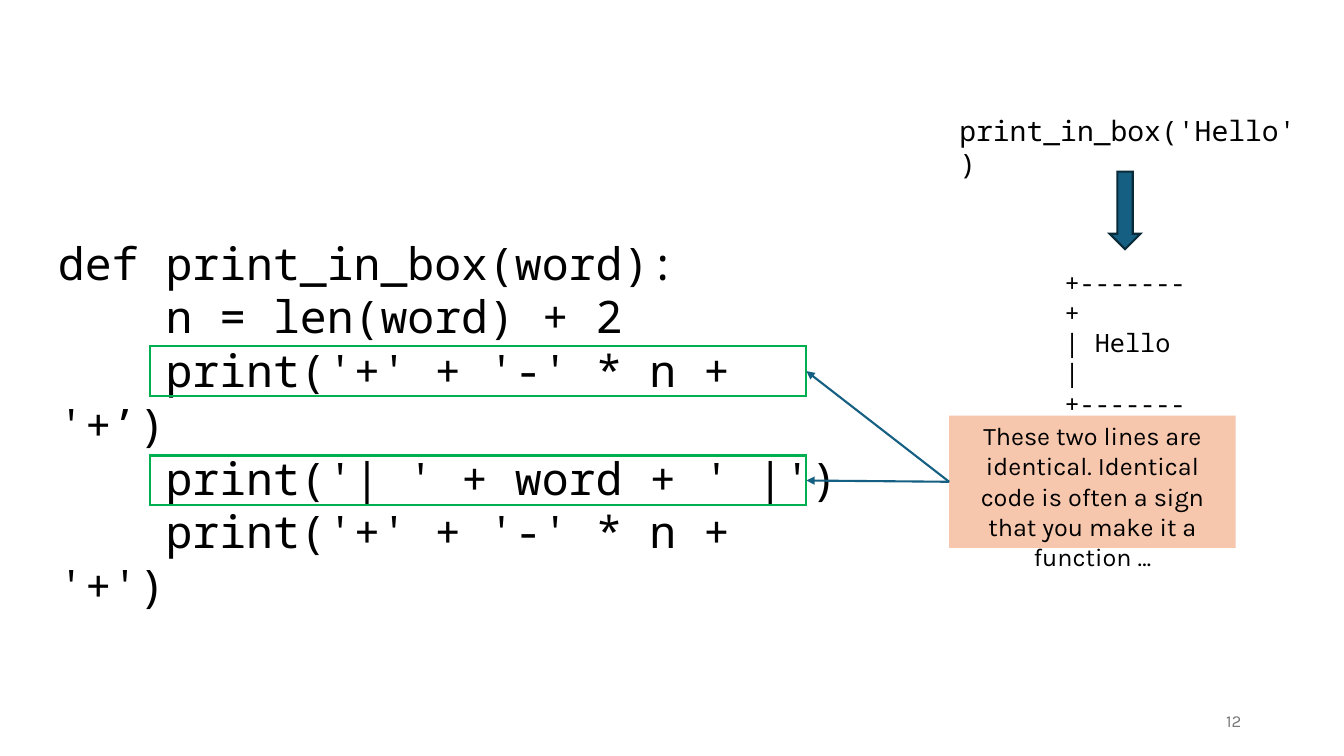
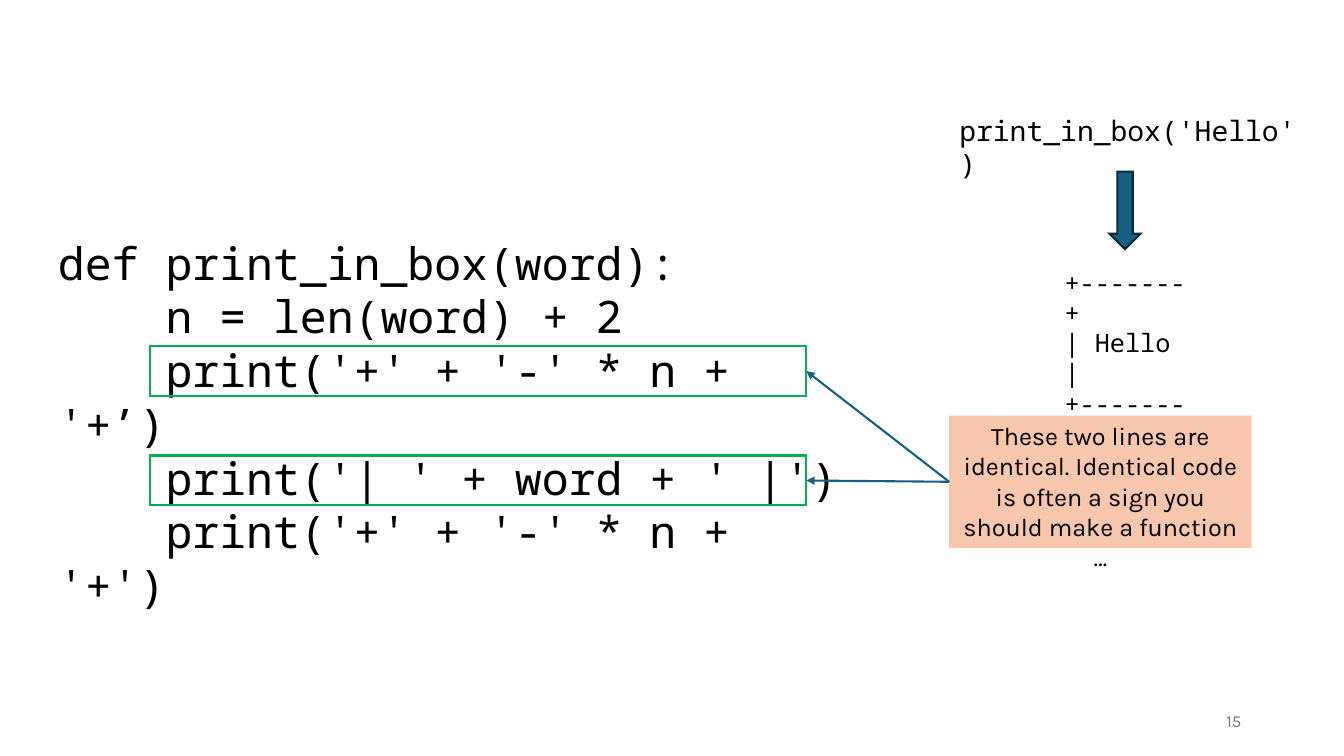
Before and after one commit to tjd1234/cmpt120fall2024, a slide deck: slide 15 of lecture_notes/chapter3/chapter3.pptx (slide 12 before the commit). Drawn at 1344x756 pixels with LibreOffice and Linux fonts; fonts in the diff are those of the drawing. Boxes give left, top, right and bottom in pixels: in the first picture for what was removed or moved away, otherwise in the second. Text is boxed around its words. In the diff, an @@ line names an element or a change of style, - is before the commit and + after.

```diff
--- a/lecture_notes/chapter3/chapter3.pptx
+++ b/lecture_notes/chapter3/chapter3.pptx
@@ rectangle "These two lines are identical. ..." resized from (x1=950, y1=415, x2=1236, y2=547) to (x1=950, y1=415, x2=1252, y2=547) @@
@@ text in rectangle at (x1=963, y1=427, x2=1237, y2=537): text changed @@
-These two lines are identical. Identical code is often a sign that you make it a function …
+These two lines are identical. Identical code is often a sign you should make a function …
@@ page number at (x1=1226, y1=716, x2=1241, y2=727): text changed @@
-12
+15
```
Also in this commit, not shown: 9 other slides changed, 12 slides added, 1 other file.
